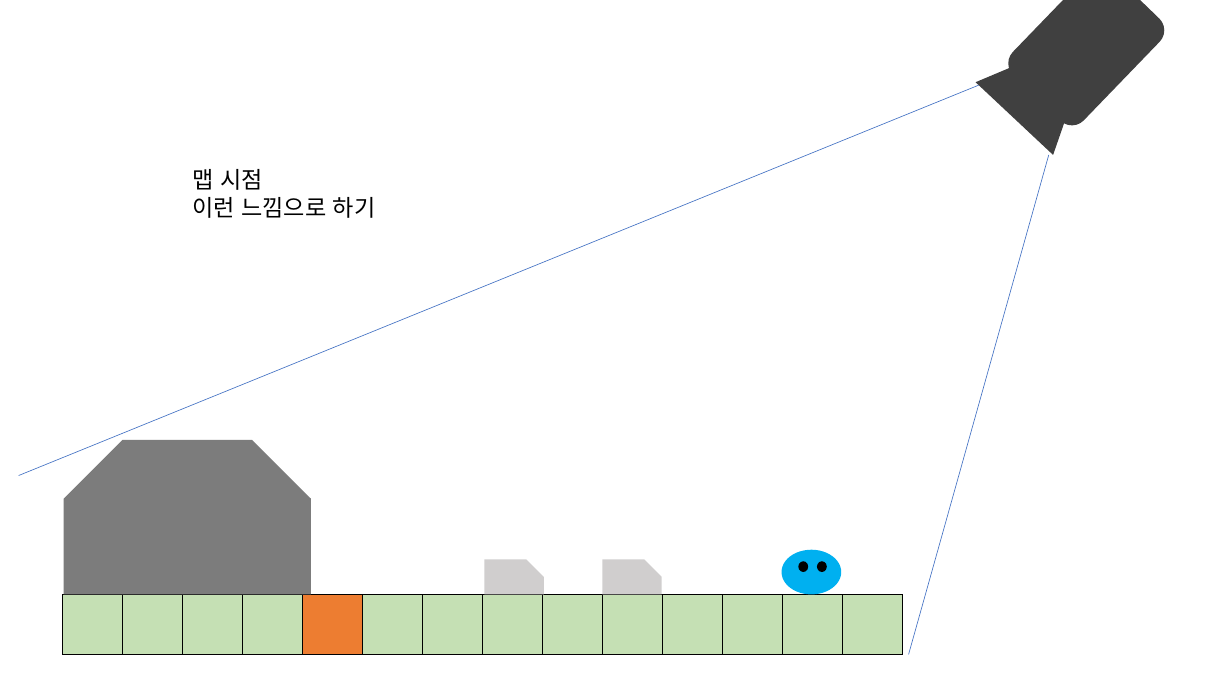
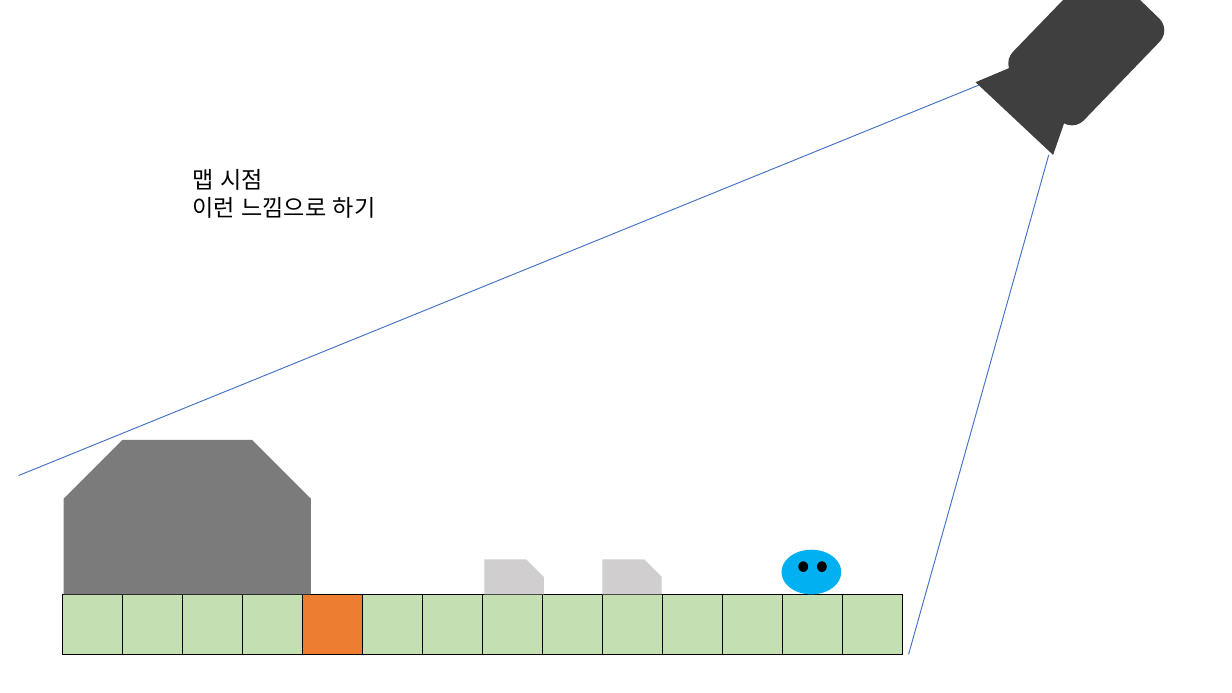
Before and after one commit to Sunghooni/Narsha, a slide deck: slide 12 of 기획/코딩게임 예시.pptx. Drawn at 1232x693 pixels with LibreOffice and Linux fonts; fonts in the diff are those of the drawing. Boxes give left, top, right and bottom in pixels: in the first picture for what was removed or moved away, otherwise in the second. Text is boxed around its words. In the diff, an @@ line names an element or a change of style, - is before the commit and + after.

```diff
--- a/기획/코딩게임 예시.pptx
+++ b/기획/코딩게임 예시.pptx
@@ trapezoid at [975,47,1086,155]: fill #404040 to #3F3F3F @@
@@ line (982, 84) - (18, 476): stroke #4472C4 0.5 pt to #4472C4 0.75 pt @@
@@ line (1049, 155) - (909, 654): stroke #4472C4 0.5 pt to #4472C4 0.75 pt @@
@@ snip same rect at [64,440,311,594]: fill #7C7C7C to #7B7B7B @@
```
Also in this commit, not shown: 15 other slides changed, 1 slide added, 1 slide removed.
